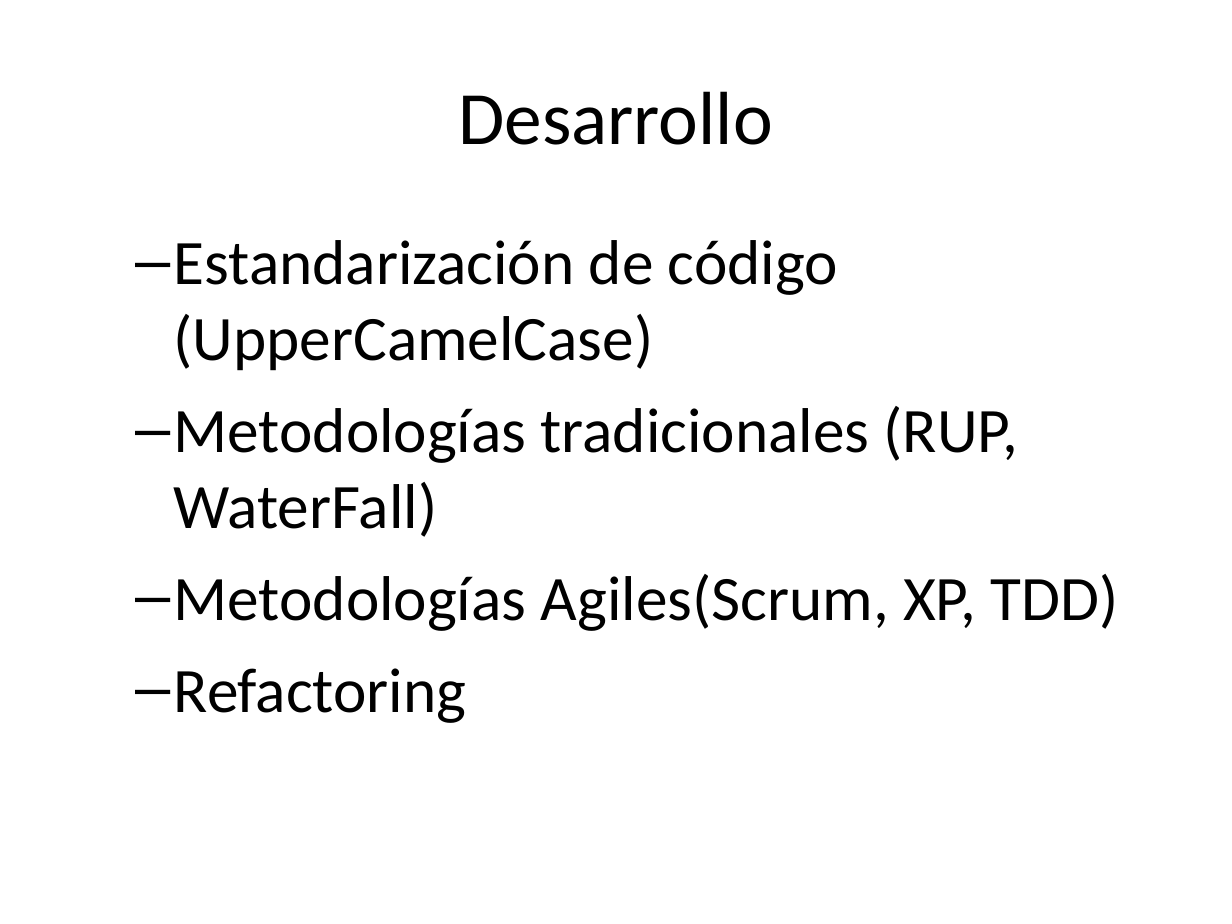
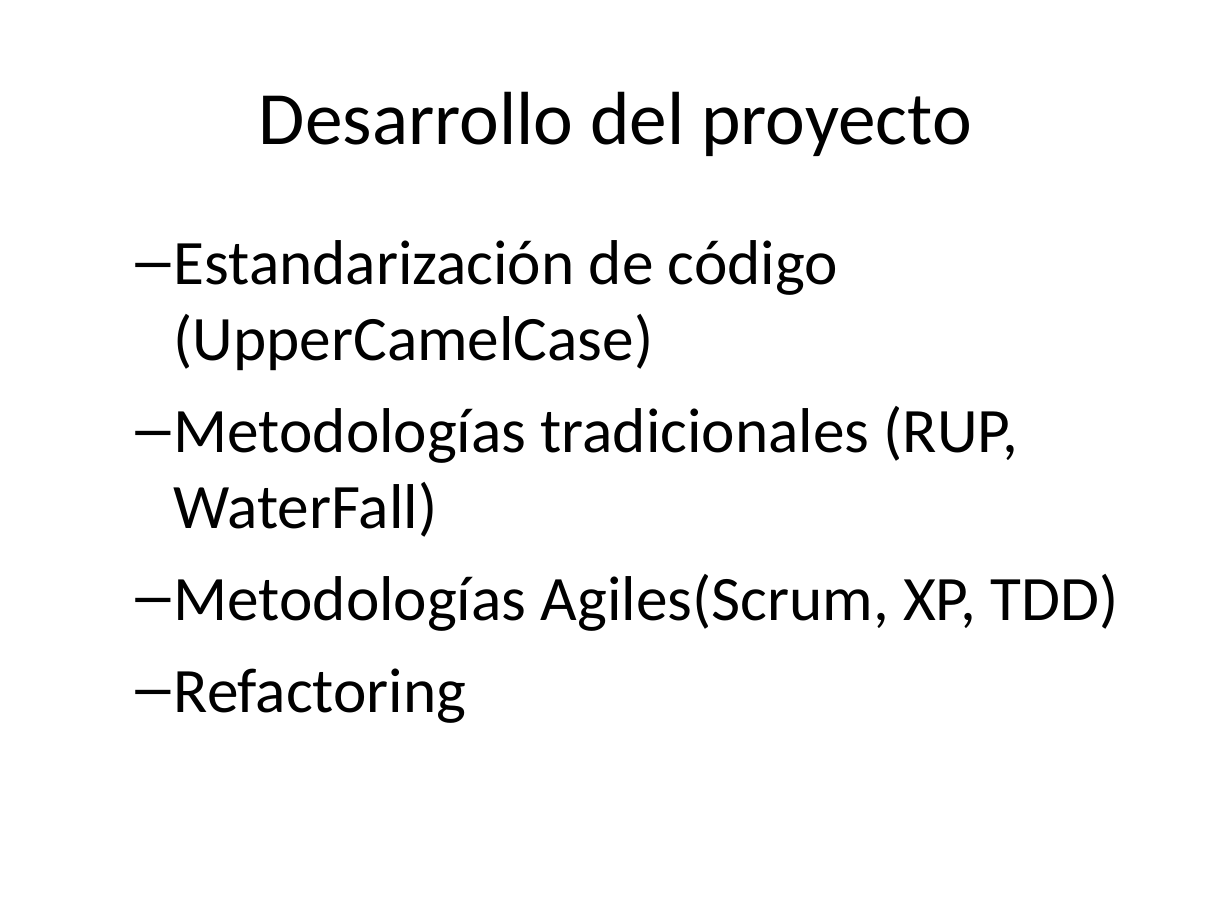
Before and after one commit to Xavinightshade/ipsimulator, a slide deck: slide 26 of presentacion/Presentacion Simulador Redes.ppt. Drawn at 1232x924 pixels with LibreOffice and Linux fonts; fonts in the diff are those of the drawing. Boxes give left, top, right and bottom in pixels: in the first picture for what was removed or moved away, otherwise in the second. Text is boxed around its words. In the diff, an @@ line names an element or a change of style, - is before the commit and + after.

```diff
--- a/presentacion/Presentacion Simulador Redes.ppt
+++ b/presentacion/Presentacion Simulador Redes.ppt
@@ title at (259,91,971,156): text changed @@
-Desarrollo
+Desarrollo del proyecto
```
Also in this commit, not shown: 1 other slide changed, 2 other files.
